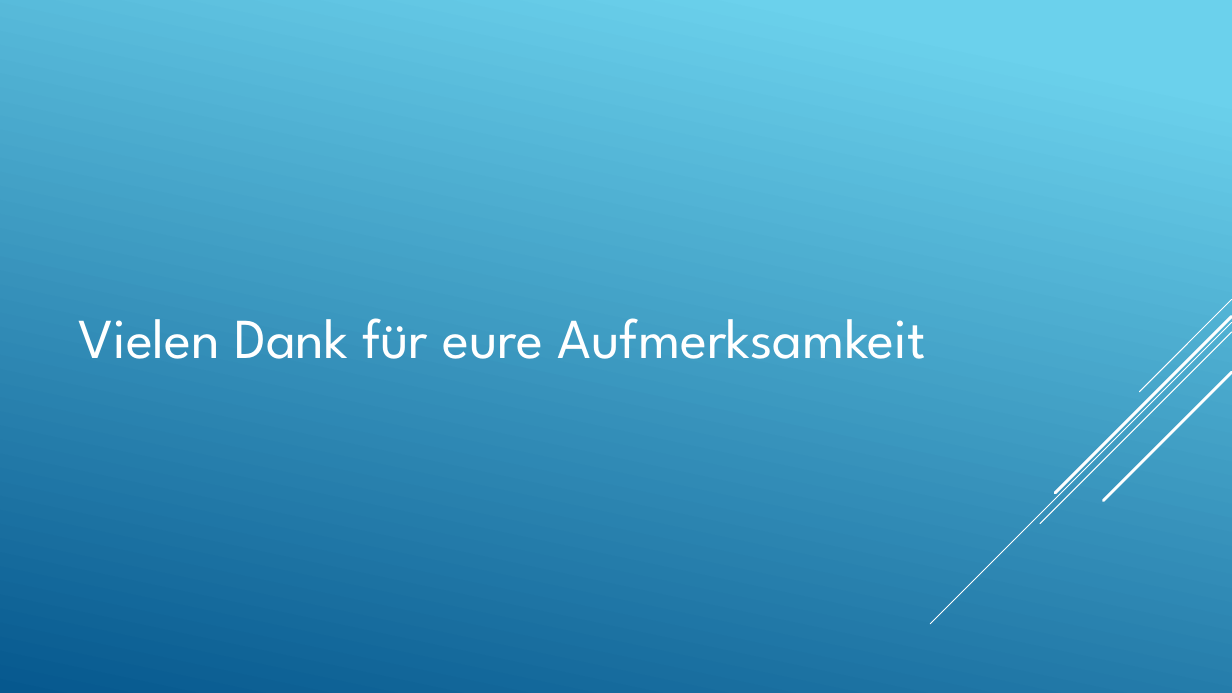
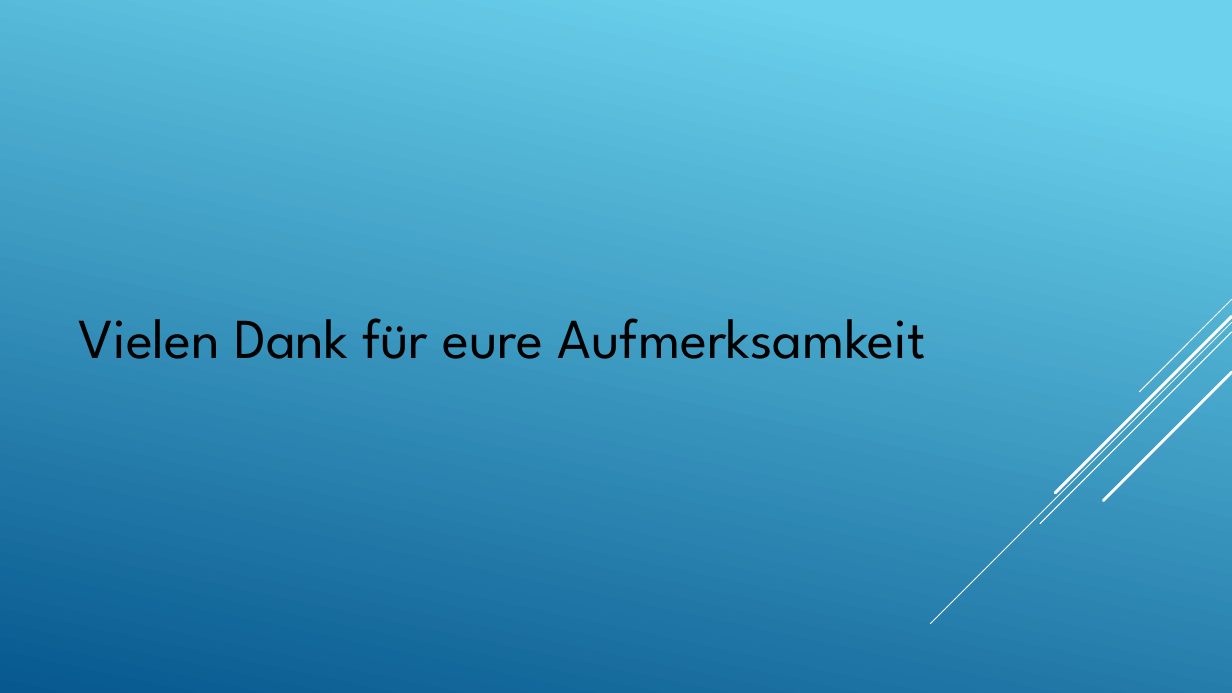
Before and after one commit to furesoft/MimaSim, a slide deck: slide 11 of Präsentation_Projektarbeit.pptx (slide 10 before the commit). Drawn at 1232x693 pixels with LibreOffice and Linux fonts; fonts in the diff are those of the drawing. Boxes give left, top, right and bottom in pixels: in the first picture for what was removed or moved away, otherwise in the second. Text is boxed around its words. In the diff, an @@ line names an element or a change of style, - is before the commit and + after.

```diff
--- a/Präsentation_Projektarbeit.pptx
+++ b/Präsentation_Projektarbeit.pptx
@@ text "Vielen Dank für eure Aufmerksamkeit" at [78,318,926,359]: text colour #FFFFFF to #000000 @@
```
Also in this commit, not shown: 5 other slides changed, 1 slide added.
